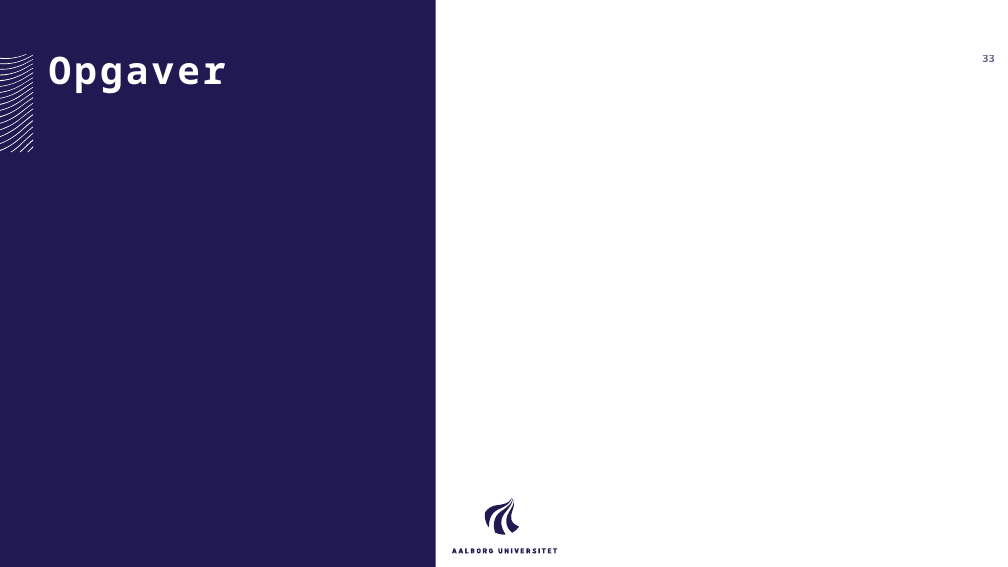
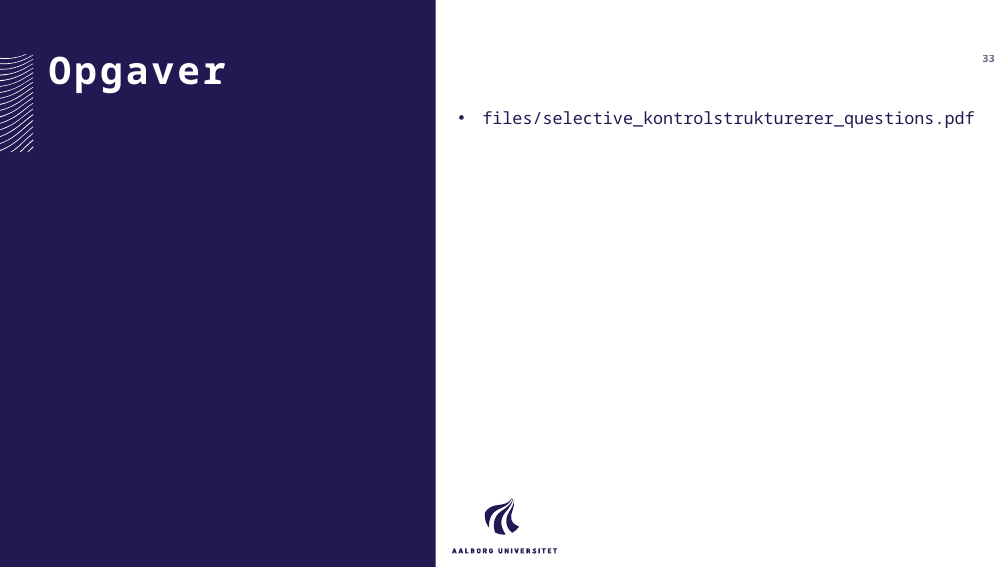
Before and after one commit to AAU-ST1-Programming/selective_kontrolstrukturer, a slide deck: slide 33 of selective_kontrolstrukturer.pptx. Drawn at 1008x567 pixels with LibreOffice and Linux fonts; fonts in the diff are those of the drawing. Boxes give left, top, right and bottom in pixels: in the first picture for what was removed or moved away, otherwise in the second. Text is boxed around its words. In the diff, an @@ line names an element or a change of style, - is before the commit and + after.

Commit message:
Moved questions out of slides

```diff
--- a/selective_kontrolstrukturer.pptx
+++ b/selective_kontrolstrukturer.pptx
@@ text added at [482,111,974,128], 16 pt, text #211A52 @@
+• files/selective_kontrolstrukturerer_questions.pdf
```
Also in this commit, not shown: 5 slides removed.
